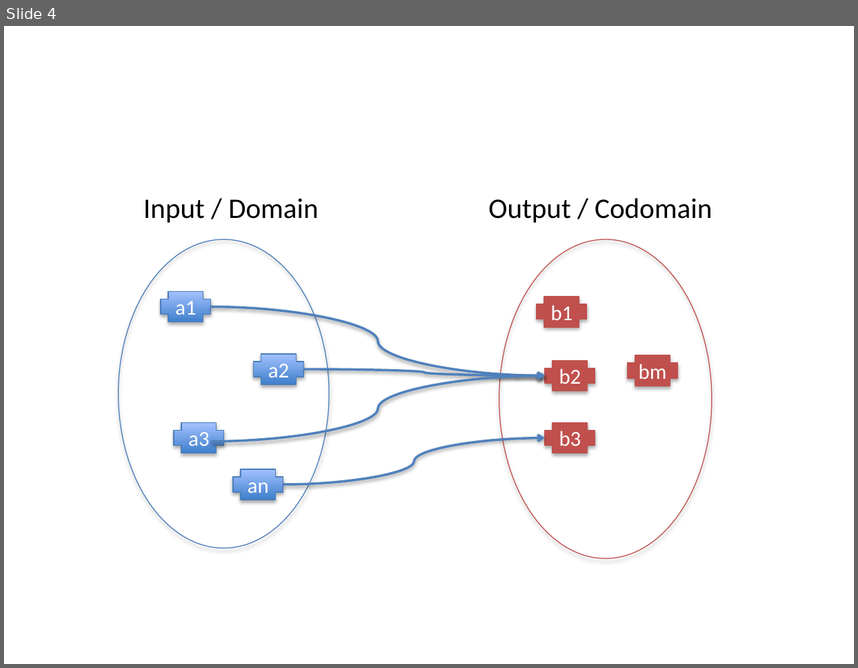
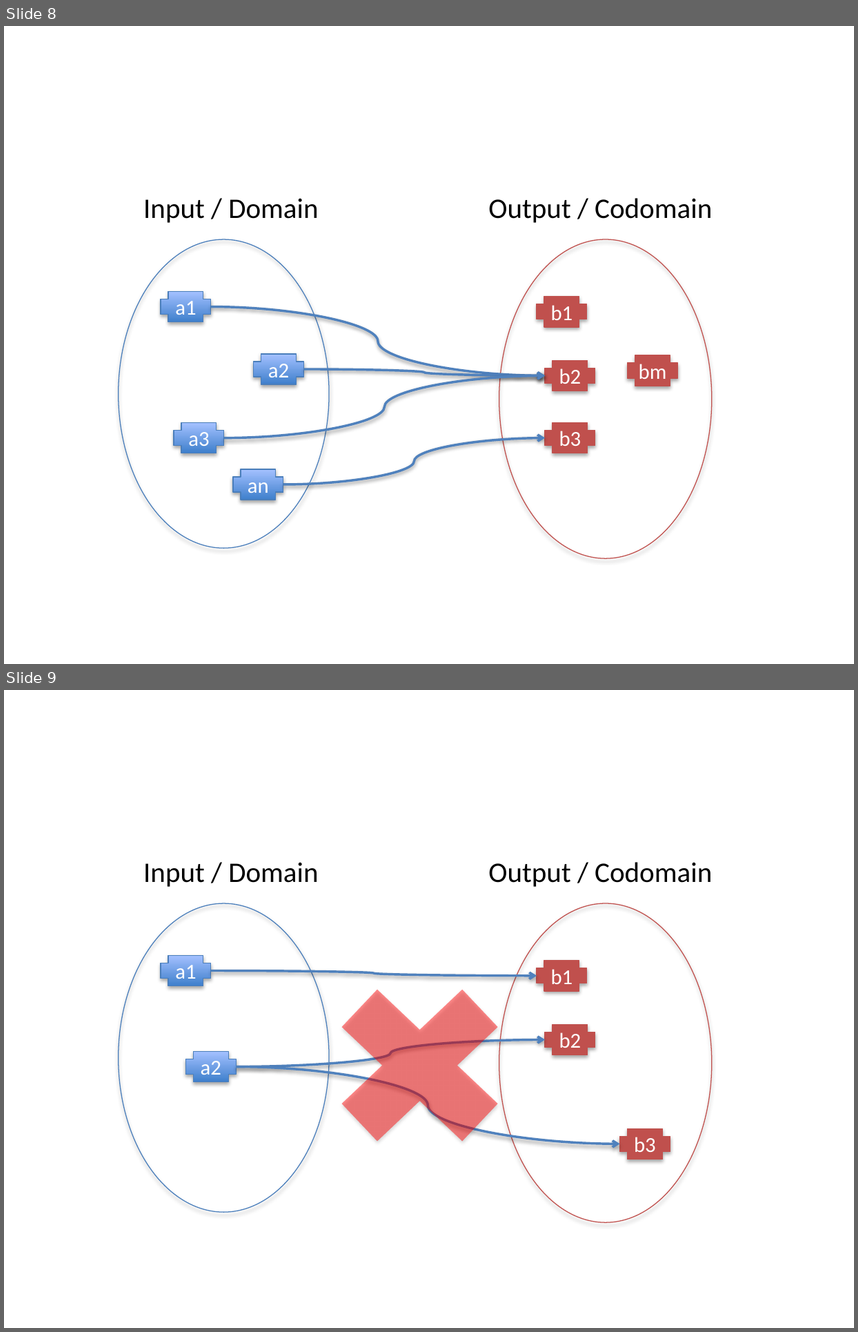
Before and after one commit to fp-tower/foundations, a slide deck: Diagrams.pptx. Shown one above the other, each under a label of ours: slide 4 before the commit, slides 8 and 9 after it. The pictures are 858x668 and 858x1332 pixels, drawn with LibreOffice and Linux fonts; fonts in the diff are those of the drawing. Boxes give left, top, right and bottom in pixels: in the first picture for what was removed or moved away, otherwise in the second. Text is boxed around its words. In the diff, an @@ line names an element or a change of style, - is before the commit and + after.

```diff
--- a/Diagrams.pptx
+++ b/Diagrams.pptx
@@ slide 9 added at [4,690,854,1328], background #FFFFFF @@
@@ text added at [143,862,318,887], 24 pt, text #000000 @@
+Input / Domain
@@ text added at [488,862,712,887], 24 pt, text #000000 @@
+Output / Codomain
@@ ellipse added at [118,903,329,1212], outline #4B7EBC 0.75 pt @@
@@ ellipse added at [499,903,712,1222], outline #C0504D 0.75 pt @@
@@ plus added at [161,955,210,986], fill gradient #3F80CE to #A4C4FF, outline #4B7EBC 0.75 pt, 18 pt, text #FFFFFF @@
+a1
@@ cross added at [304,955,536,1174], fill #FF0000 at 46% opacity @@
@@ curved arrow added from (210, 971) to (537, 976), #4F81BD 2 pt @@
@@ plus added at [537,960,587,991], fill #C0504D, outline #C0504D 0.75 pt, 18 pt, text #FFFFFF @@
+b1
@@ curved arrow added from (236, 1067) to (545, 1039), #4F81BD 2 pt @@
@@ plus added at [545,1024,595,1055], fill #C0504D, outline #C0504D 0.75 pt, 18 pt, text #FFFFFF @@
+b2
@@ plus added at [186,1052,236,1082], fill gradient #3F80CE to #A4C4FF, outline #4B7EBC 0.75 pt, 18 pt, text #FFFFFF @@
+a2
@@ curved arrow added from (236, 1067) to (620, 1144), #4F81BD 2 pt @@
@@ plus added at [620,1129,671,1159], fill #C0504D, outline #C0504D 0.75 pt, 18 pt, text #FFFFFF @@
+b3
@@ what was slide 4 is now slide 8 @@
@@ slide 8 changed as well @@
@@ curved arrow moved from (210, 441) - (545, 375) to (224, 437) - (545, 375) @@
```
Also in this commit, not shown: 3 other slides changed, 8 other slides added, 13 other files.
